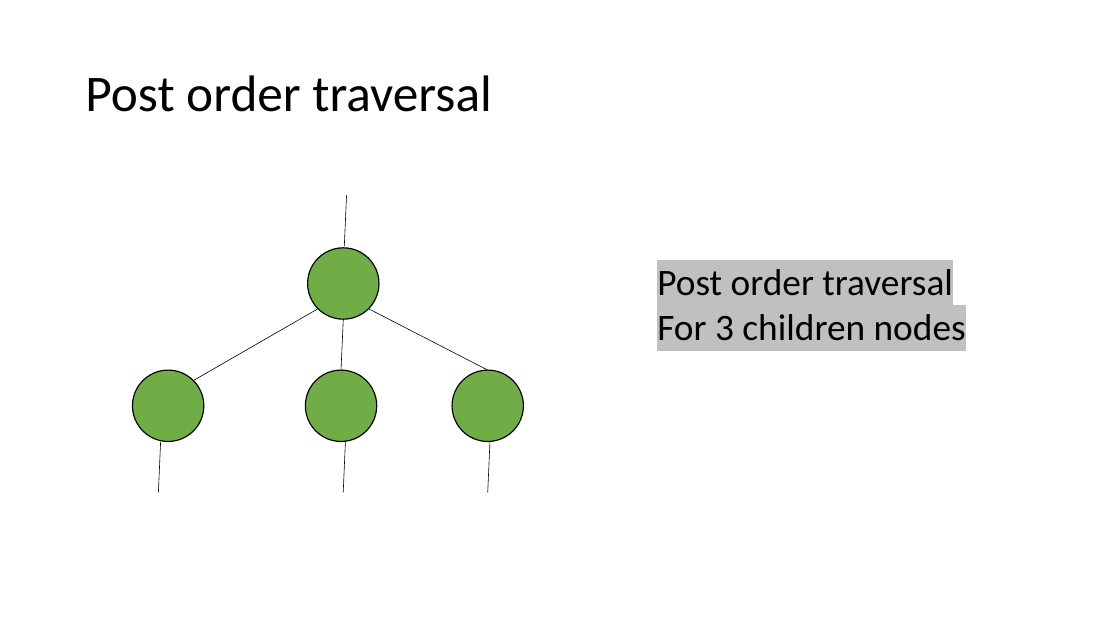
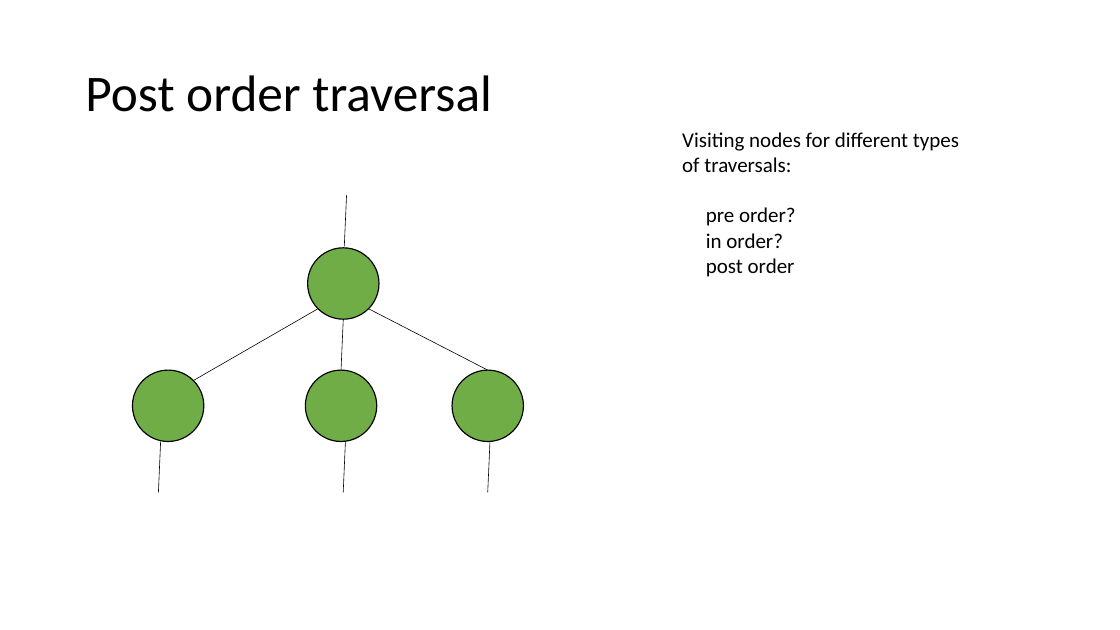
Before and after one commit to siero/CSE110A-W26, a slide deck: slide 53 of PDFS/C110-07A-CFG-Ambig-rev3.pptx. Drawn at 1120x630 pixels with LibreOffice and Linux fonts; fonts in the diff are those of the drawing. Boxes give left, top, right and bottom in pixels: in the first picture for what was removed or moved away, otherwise in the second. Text is boxed around its words. In the diff, an @@ line names an element or a change of style, - is before the commit and + after.

```diff
--- a/PDFS/C110-07A-CFG-Ambig-rev3.pptx
+++ b/PDFS/C110-07A-CFG-Ambig-rev3.pptx
@@ text added at [682, 132, 959, 277], 18 pt, text #000000 @@
+Visiting nodes for different types
+of traversals:
+pre order?
+in order?
+post order
@@ text removed at [657, 269, 966, 341] @@
-Post order traversal
-For 3 children nodes
```
Also in this commit, not shown: 13 other slides changed, 2 slides added, 7 slides removed, 1 other file.
